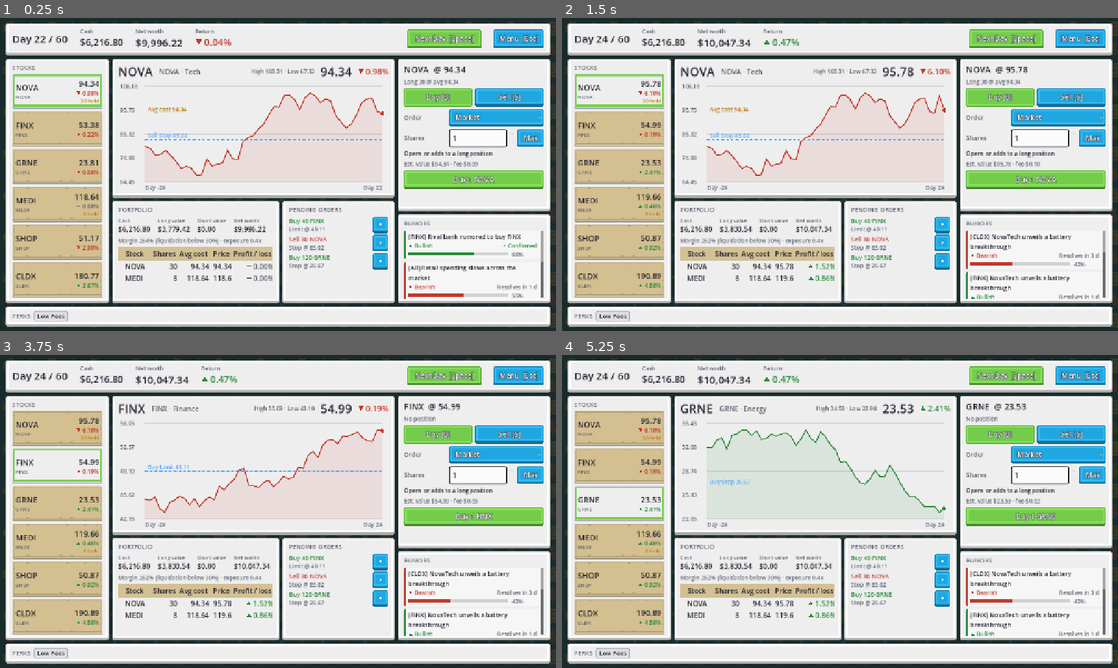
Above: before the commit, frames 1-4 (two rows, left to right).
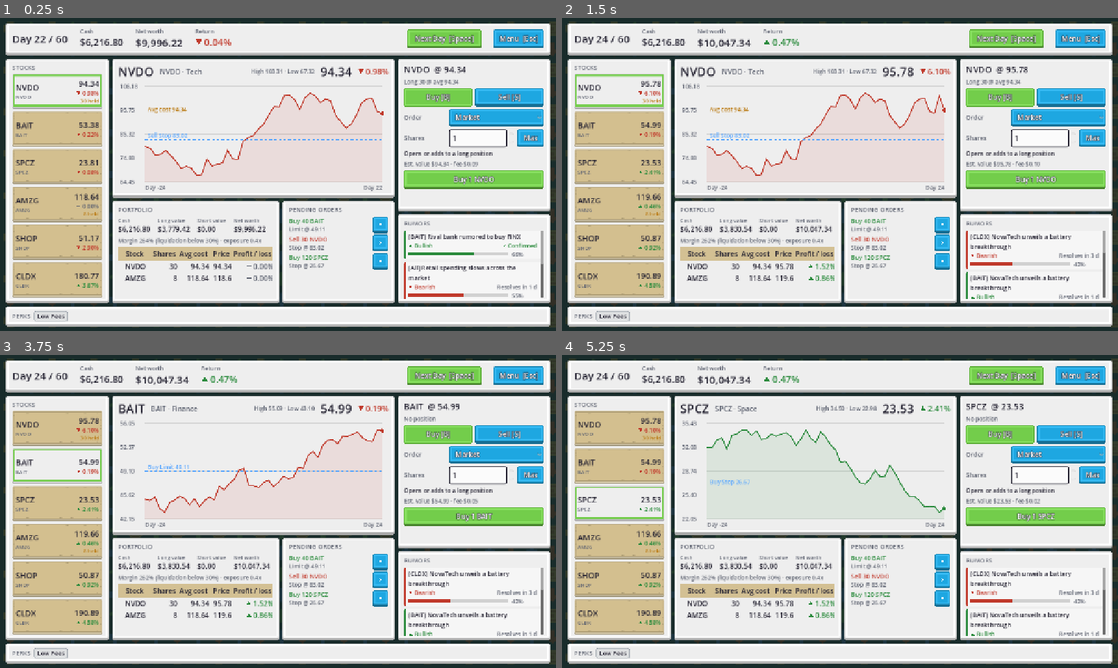
Above: after the commit, the same moments.

Repository: littenduck/stock-simulator
Game: Godot game, scene res://ui/game_screen/dev/dev_harness.tscn
Two runs of this game, one before a commit and one after it. Both use one fixed random seed, a clock stepped at 60 frames per second and the inputs below. This scene is started directly instead of the project's main scene.
Inputs (mouse positions are in pixels of both pictures, inside the frame that each line leads up to):
- Up to frame 1 (0.25 s): no input
- Up to frame 2 (1.5 s): click "Next Day [Space]" at 0.5 s; click "Next Day [Space]" at 1.25 s
- Up to frame 3 (3.75 s): click (55, 426) at 2.02 s; click (55, 426) at 2.77 s; click (55, 464) at 3.52 s
- Up to frame 4 (5.25 s): click (617, 464) at 4.27 s; click (617, 505) at 5.02 s

The runs differ from the first frame. In frame 1, 0.9% of the frame differs, in the area x 2-98%, y 15-84%; in frame 2, 0.9%; in frame 3, 0.9%; in frame 4, 1.1%.

Commit message:
cleanup: drop leftover fictional tickers and old sectors from dev harness, tests and docs
Co-Authored-By: Claude Sonnet 5.5 <noreply@anthropic.com>

Diff:
--- a/data/defs/company_def.gd
+++ b/data/defs/company_def.gd
@@ -5,9 +5,9 @@
 
 ## Globally unique ticker, e.g. "NOVA". Used as key in saves and orders.
 @export var symbol: String = ""
-## Localization key, e.g. "COMPANY_NOVA".
+## Localization key, e.g. "COMPANY_NVDO".
 @export var display_name: String = ""
-## "tech" / "energy" / "consumer" / "finance" / "health"
+## "tech" / "space" / "consumer" / "finance" (used by sector news, Sector Fan and the UI theme colours)
 @export var sector: String = ""
 ## Pixel icon id drawn by the UI (e.g. "chip", "rocket"). Purely visual.
 @export var icon: String = ""
--- a/tests/unit/market/test_market_sim.gd
+++ b/tests/unit/market/test_market_sim.gd
@@ -26,7 +26,7 @@
 	var rng := RandomNumberGenerator.new()
 	rng.seed = seed_value
 	if companies.is_empty():
-		companies = [_company("AAA", "tech"), _company("BBB", "energy")]
+		companies = [_company("AAA", "tech"), _company("BBB", "space")]
 	return MarketSim.new(companies, GbmPriceModel.new(), rng)
 
 
@@ -79,7 +79,7 @@
 
 func test_news_shock_spread_over_duration() -> void:
 	# zero-vol companies: only the shock moves the price
-	var sim := _sim(1, [_company("AAA", "tech", 0.0001), _company("BBB", "energy", 0.0001)])
+	var sim := _sim(1, [_company("AAA", "tech", 0.0001), _company("BBB", "space", 0.0001)])
 	sim.apply_news(_event("tech", 0.20, 4))
 	var daily := pow(1.2, 0.25) - 1.0
 	for d in 4:
@@ -101,7 +101,7 @@
 
 
 func test_news_targets() -> void:
-	var sim := _sim(1, [_company("AAA", "tech", 0.0001), _company("BBB", "tech", 0.0001), _company("CCC", "energy", 0.0001)])
+	var sim := _sim(1, [_company("AAA", "tech", 0.0001), _company("BBB", "tech", 0.0001), _company("CCC", "space", 0.0001)])
 	sim.apply_news(_event("tech", 0.10, 1, "BBB"))
 	sim.step()
 	assert_almost(sim.price_of("AAA"), 100.0, 0.2)
@@ -120,7 +120,7 @@
 	# continue the original, and a restored copy with an rng in the same state
 	var rng_b := RandomNumberGenerator.new()
 	rng_b.seed = 5
-	var b := MarketSim.new([_company("AAA", "tech"), _company("BBB", "energy")], GbmPriceModel.new(), rng_b)
+	var b := MarketSim.new([_company("AAA", "tech"), _company("BBB", "space")], GbmPriceModel.new(), rng_b)
 	rng_b.state = a._rng.state
 	b.load_dict(data)
 	assert_eq(b.history_of("AAA").size(), 4)
--- a/tests/unit/news/test_news_director.gd
+++ b/tests/unit/news/test_news_director.gd
@@ -9,7 +9,7 @@
 
 
 func _market(rng: RandomNumberGenerator) -> MarketSim:
-	return MarketSim.new([_company("AAA", "tech"), _company("BBB", "energy")], GbmPriceModel.new(), rng)
+	return MarketSim.new([_company("AAA", "tech"), _company("BBB", "space")], GbmPriceModel.new(), rng)
 
 
 func _event(id: String, sector: String, symbol := "", chance := 1.0, truth := 0.6) -> NewsEventDef:
@@ -70,7 +70,7 @@
 
 func test_only_targets_present_in_market() -> void:
 	var pool: Array[NewsEventDef] = [
-		_event("health", "health"),
+		_event("consumer", "consumer"),
 		_event("sym", "tech", "ZZZZ"),
 		_event("ok_sym", "tech", "BBB"),
 	]
@@ -82,7 +82,7 @@
 	assert_eq(out[0].target_symbol, "BBB")
 	d.roll(20, RunModifiers.new(), s[1])
 	for r in d.pending():
-		assert_true(r.event.id != "health" and r.event.id != "sym")
+		assert_true(r.event.id != "consumer" and r.event.id != "sym")
 
 
 func test_market_wide_always_eligible() -> void:
@@ -104,7 +104,7 @@
 
 
 func test_same_seed_same_rumors() -> void:
-	var pool: Array[NewsEventDef] = [_event("a", "tech", "", 0.5), _event("b", "energy", "", 0.5)]
+	var pool: Array[NewsEventDef] = [_event("a", "tech", "", 0.5), _event("b", "space", "", 0.5)]
 	var logs: Array = []
 	for i in 2:
 		var s := _setup(pool, 42)
@@ -139,9 +139,9 @@
 	var s := _setup([e] as Array[NewsEventDef])
 	assert_almost(NewsDirector.truth_probability(e, mods, s[1]), 0.5)
 	mods.rumor_truth_bonus = -0.1
-	mods.sector_truth_bonus = {"tech": 0.15, "energy": 0.15}
+	mods.sector_truth_bonus = {"tech": 0.15, "space": 0.15}
 	assert_almost(NewsDirector.truth_probability(e, mods, s[1]), 0.55)
-	var single := _event("b", "energy", "AAA", 1.0, 0.98)
+	var single := _event("b", "space", "AAA", 1.0, 0.98)
 	mods.rumor_truth_bonus = 0.0
 	assert_almost(NewsDirector.truth_probability(single, mods, s[1]), 1.0, 0.0001, "clamped, uses tech sector of AAA")
 	var d := _event("c", "all", "", 1.0, 0.5)
@@ -212,7 +212,7 @@
 
 
 func test_save_load_roundtrip() -> void:
-	var pool: Array[NewsEventDef] = [_event("a", "tech", "", 0.5), _event("b", "energy", "", 0.5)]
+	var pool: Array[NewsEventDef] = [_event("a", "tech", "", 0.5), _event("b", "space", "", 0.5)]
 	var s := _setup(pool, 21)
 	var d: NewsDirector = s[0]
 	for day in range(1, 12):
@@ -236,7 +236,7 @@
 func test_any_symbol_template_picks_stock_of_sector() -> void:
 	var tpl := _event("pick", "tech", NewsDirector.ANY_SYMBOL)
 	tpl.cooldown_days = 0
-	var companies: Array[CompanyDef] = [_company("AAA", "tech"), _company("BBB", "tech"), _company("CCC", "energy")]
+	var companies: Array[CompanyDef] = [_company("AAA", "tech"), _company("BBB", "tech"), _company("CCC", "space")]
 	var rng := RandomNumberGenerator.new()
 	rng.seed = 4
 	var market := MarketSim.new(companies, GbmPriceModel.new(), rng)
@@ -250,8 +250,8 @@
 		seen[r.target_symbol] = true
 	assert_eq(seen.size(), 2, "both stocks get picked")
 	# no stock of the sector in the market => never eligible
-	var only_energy := MarketSim.new([_company("CCC", "energy")] as Array[CompanyDef], GbmPriceModel.new(), rng)
-	assert_eq(NewsDirector.new([tpl] as Array[NewsEventDef], rng).roll(1, RunModifiers.new(), only_energy).size(), 0)
+	var only_space := MarketSim.new([_company("CCC", "space")] as Array[CompanyDef], GbmPriceModel.new(), rng)
+	assert_eq(NewsDirector.new([tpl] as Array[NewsEventDef], rng).roll(1, RunModifiers.new(), only_space).size(), 0)
 
 
 func test_any_symbol_survives_save_load_and_hits_only_that_stock() -> void:
--- a/ui/game_screen/dev/dev_harness.gd
+++ b/ui/game_screen/dev/dev_harness.gd
@@ -89,8 +89,8 @@
 	character.id = &"dev"
 	character.start_cash = 10000.0
 	var companies: Array[CompanyDef] = [
-		_company("NOVA", "tech", 80.0, 0.12, 0.55), _company("FINX", "finance", 45.0, 0.07, 0.30),
-		_company("GRNE", "energy", 32.0, 0.05, 0.45), _company("MEDI", "health", 120.0, 0.09, 0.25),
+		_company("NVDO", "tech", 80.0, 0.12, 0.55), _company("BAIT", "finance", 45.0, 0.07, 0.30),
+		_company("SPCZ", "space", 32.0, 0.05, 0.45), _company("AMZG", "consumer", 120.0, 0.09, 0.25),
 		_company("SHOP", "consumer", 60.0, 0.06, 0.35), _company("CLDX", "tech", 210.0, 0.10, 0.50),
 	]
 	var no_perks: Array[PerkDef] = []
@@ -151,16 +151,16 @@
 func _seed_demo(days: int) -> void:
 	for i in days:
 		_advance(false)
-	_submit(Order.market(Order.Dir.BUY, "NOVA", 30))
-	_submit(Order.market(Order.Dir.SELL, "GRNE", 120))
-	_submit(Order.market(Order.Dir.BUY, "MEDI", 8))
-	_submit(Order.limit(Order.Dir.BUY, "FINX", 40, _session.market.price_of("FINX") * 0.92))
-	_submit(Order.stop(Order.Dir.SELL, "NOVA", 30, _session.market.price_of("NOVA") * 0.88))
-	_submit(Order.stop(Order.Dir.BUY, "GRNE", 120, _session.market.price_of("GRNE") * 1.12))
-	_post_rumor("UI_GAME_DEV_NEWS_1", "NOVA", 0.2, 3, 0.78, false)
-	_post_rumor("UI_GAME_DEV_NEWS_2", "", -0.12, 2, 0.41, false, "energy")
+	_submit(Order.market(Order.Dir.BUY, "NVDO", 30))
+	_submit(Order.market(Order.Dir.SELL, "SPCZ", 120))
+	_submit(Order.market(Order.Dir.BUY, "AMZG", 8))
+	_submit(Order.limit(Order.Dir.BUY, "BAIT", 40, _session.market.price_of("BAIT") * 0.92))
+	_submit(Order.stop(Order.Dir.SELL, "NVDO", 30, _session.market.price_of("NVDO") * 0.88))
+	_submit(Order.stop(Order.Dir.BUY, "SPCZ", 120, _session.market.price_of("SPCZ") * 1.12))
+	_post_rumor("UI_GAME_DEV_NEWS_1", "NVDO", 0.2, 3, 0.78, false)
+	_post_rumor("UI_GAME_DEV_NEWS_2", "", -0.12, 2, 0.41, false, "space")
 	_post_rumor("UI_GAME_DEV_NEWS_3", "", -0.05, 1, 0.55, false, "all")
-	var done := _post_rumor("UI_GAME_DEV_NEWS_4", "FINX", 0.15, 0, 0.66, false)
+	var done := _post_rumor("UI_GAME_DEV_NEWS_4", "BAIT", 0.15, 0, 0.66, false)
 	done.resolved = true
 	done.is_true = true
 	_session.owned_perks.append(_perk("UI_GAME_DEV_PERK_FEES", "UI_GAME_DEV_PERK_FEES_DESC", PerkDef.Rarity.COMMON))
@@ -209,7 +209,7 @@
 			KEY_F3:
 				_session.mods.set_flag(&"insider_friend")
 				_session.owned_perks.append(_perk("UI_GAME_DEV_PERK_INSIDER", "UI_GAME_DEV_PERK_INSIDER_DESC", PerkDef.Rarity.LEGENDARY))
-				_post_rumor("UI_GAME_DEV_NEWS_1", "NOVA", 0.25, 2, 1.0, true)
+				_post_rumor("UI_GAME_DEV_NEWS_1", "NVDO", 0.25, 2, 1.0, true)
 				EventBus.perks_changed.emit()
 			KEY_F4:
 				EventBus.margin_called.emit()
@@ -288,7 +288,7 @@
 	await get_tree().process_frame
 	var fails: int = 0
 	await _press("select_stock_3")
-	fails += _check("select 3 -> GRNE", _screen.selected_symbol == "GRNE")
+	fails += _check("select 3 -> GRNE", _screen.selected_symbol == "SPCZ")
 	var day: int = _session.day
 	await _press("next_day")
 	fails += _check("space advances day", _session.day == day + 1)
@@ -306,7 +306,7 @@
 	var cash: float = _session.portfolio.cash
 	panel._shares.value = 5
 	panel._submit.pressed.emit()
-	fails += _check("market buy fills", _session.portfolio.shares_of("GRNE") == -115 and _session.portfolio.cash < cash)
+	fails += _check("market buy fills", _session.portfolio.shares_of("SPCZ") == -115 and _session.portfolio.cash < cash)
 	panel._kind.select(1)
 	panel._on_kind_selected(1)
 	panel._shares.value = 3
@@ -326,18 +326,18 @@
 	await _click(top.get_node("NextDayButton") if top.has_node("NextDayButton") else top.find_child("NextDayButton", true, false))
 	fails += _check("click Next Day advances", _session.day == d2 + 1)
 	await _click(_screen.get_node("%StockList").find_child("Row_MEDI", true, false))
-	fails += _check("click stock row selects", _screen.selected_symbol == "MEDI")
+	fails += _check("click stock row selects", _screen.selected_symbol == "AMZG")
 	await _click(panel._sell)
 	fails += _check("click Sell side", panel._side == Order.Dir.SELL)
-	var before: int = _session.portfolio.shares_of("MEDI")
+	var before: int = _session.portfolio.shares_of("AMZG")
 	panel._shares.value = 2
 	await _click(panel._submit)
-	fails += _check("click submit sells 2", _session.portfolio.shares_of("MEDI") == before - 2)
+	fails += _check("click submit sells 2", _session.portfolio.shares_of("AMZG") == before - 2)
 	var trig_before: float = panel._trigger.value
 	panel._kind.select(1)
 	panel._on_kind_selected(1)
 	await _next_frame_days(2)
-	fails += _check("trigger follows price when untouched", is_equal_approx(panel._trigger.value, snappedf(_session.market.price_of("MEDI"), 0.01)))
+	fails += _check("trigger follows price when untouched", is_equal_approx(panel._trigger.value, snappedf(_session.market.price_of("AMZG"), 0.01)))
 	print("SMOKE %s" % ("OK" if fails == 0 else "%d FAILED" % fails))
 
 
Not shown, changed: docs/implementation-plan.md
Not shown, changed: docs/plan.md
